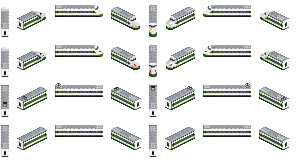
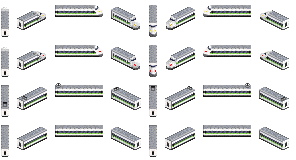
Before/after of a 296 x 160 layered artwork. What changed in the layer stack:
hid "200 Series take 1" over [1,5,285,150]
painted on "0 Series take 1 Kodama" over [25,10,283,147]
